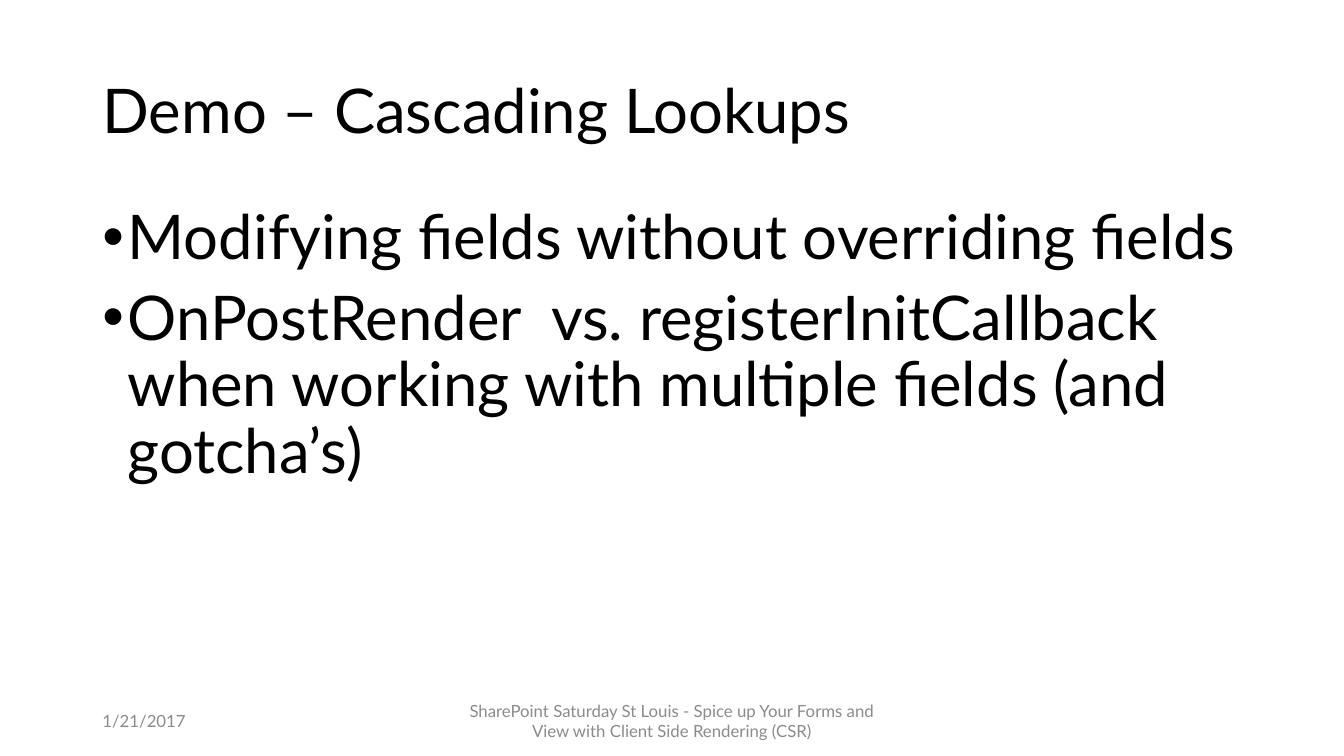
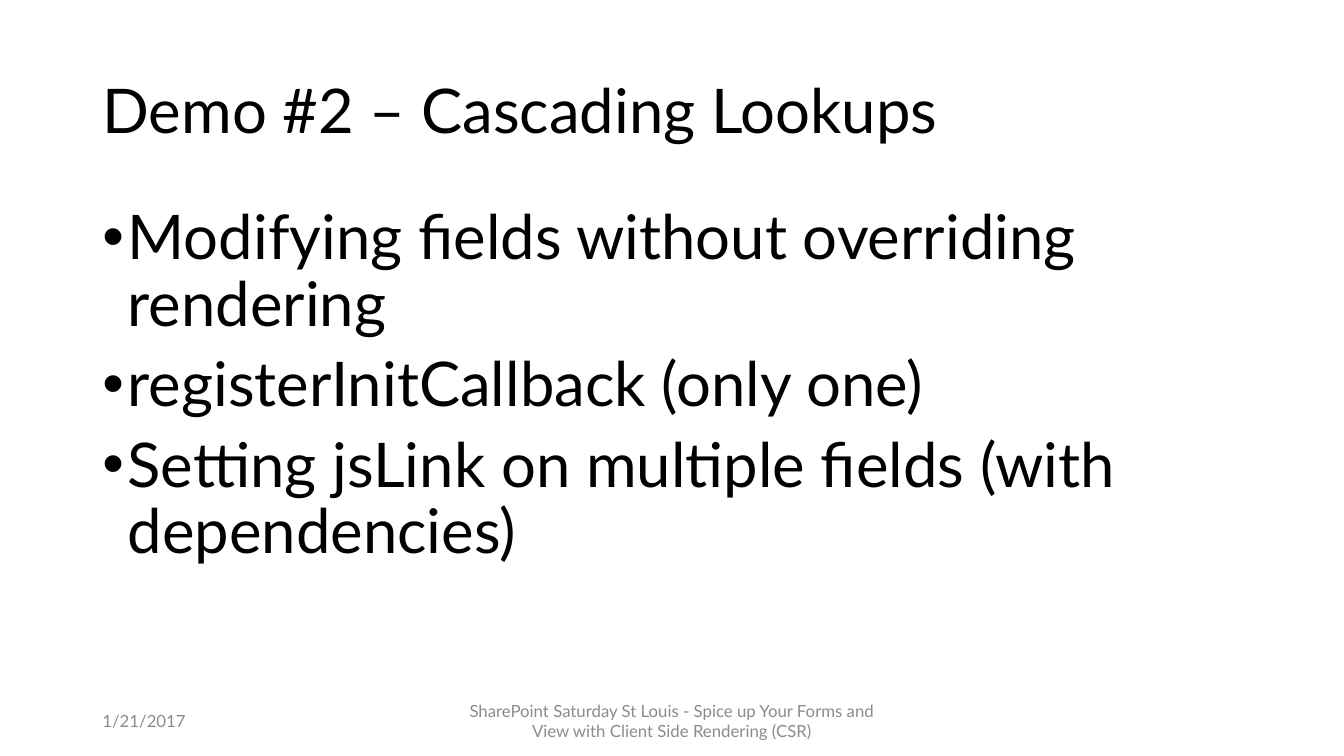
Before and after one commit to mcsheaj/CSRDemos, a slide deck: slide 10 of SPSSTL_CSR.pptx. Drawn at 1344x756 pixels with LibreOffice and Linux fonts; fonts in the diff are those of the drawing. Boxes give left, top, right and bottom in pixels: in the first picture for what was removed or moved away, otherwise in the second. Text is boxed around its words. In the diff, an @@ line names an element or a change of style, - is before the commit and + after.

```diff
--- a/SPSSTL_CSR.pptx
+++ b/SPSSTL_CSR.pptx
@@ title at (102,87,937,144): text changed @@
-Demo – Cascading Lookups
+Demo #2 – Cascading Lookups
@@ text at (128,213,1115,564): text changed @@
-• Modifying fields without overriding fields
-• OnPostRender vs. registerInitCallback when working with multiple fields (and gotcha’s)
+• Modifying fields without overriding rendering
+• registerInitCallback (only one)
+• Setting jsLink on multiple fields (with dependencies)
```
Also in this commit, not shown: 4 other slides changed, 2 slides added, 8 other files.
